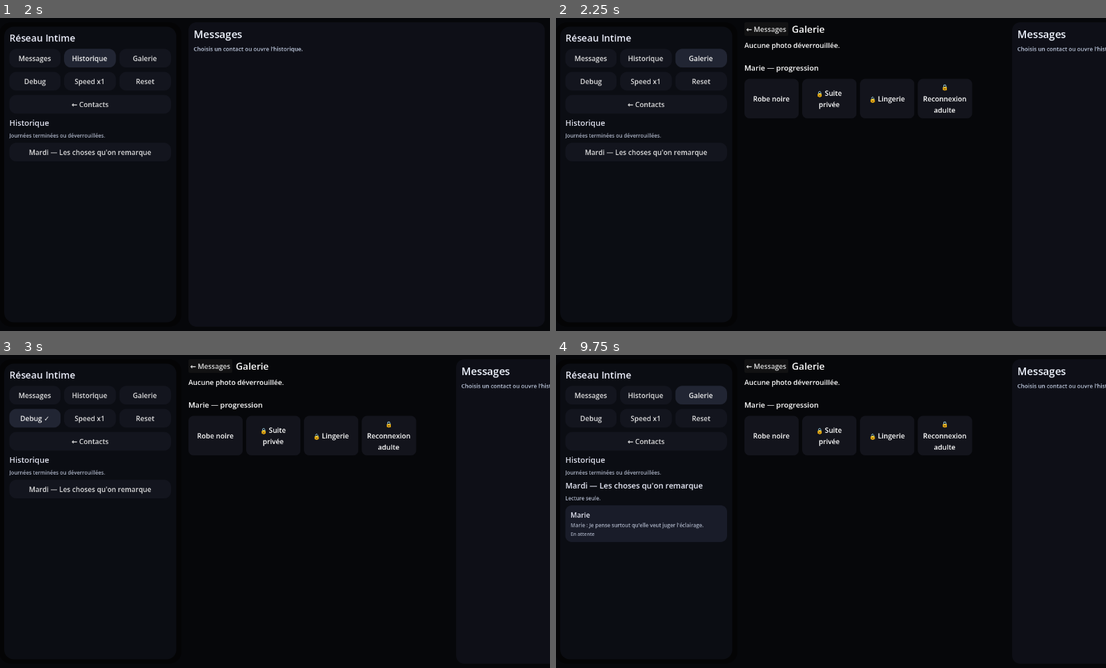
Above: before the commit, frames 1-4 (two rows, left to right).
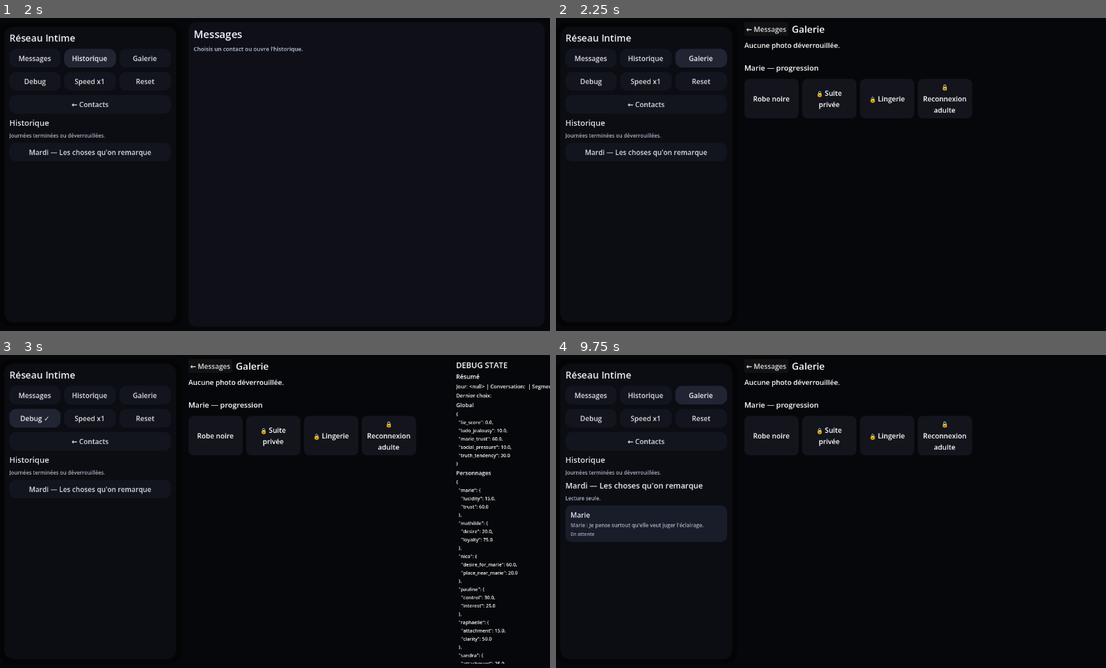
Above: after the commit, the same moments.

Repository: ludowww/reseau-intime
Game: Godot game, scene res://scenes/Main.tscn
Two runs of this game, one before a commit and one after it. Both use one fixed random seed, a clock stepped at 60 frames per second and the inputs below.
Inputs:
- Up to frame 1 (2 s): click "Messages" at 0.5 s; click "Historique" at 1.25 s
- Up to frame 2 (2.25 s): click "Galerie" at 2 s
- Up to frame 3 (3 s): click "Debug" at 2.75 s
- Up to frame 4 (9.75 s): click "Debug ✓" at 3.5 s; click "Speed x1" at 4.25 s; click "Speed x3" at 5 s; click "Speed x8" at 5.75 s; click "← Contacts" at 6.5 s; click "Messages" at 7.25 s; click "Historique" at 8 s; click "Mardi — Les choses qu'on rema…" at 8.75 s; click "Galerie" at 9.5 s

Frame 1 is identical in both runs. In frame 2, 0.3% of the frame differs, in the area x 83-100%, y 4-11%; in frame 3, 1.5%, in the area x 82-100%, y 2-99%; in frame 4, 0.3%.

Commit message:
fix(v0.96a): close navigation and notification gaps

Diff:
--- a/game/data/conversations/chapter_09_modular_index.json
+++ b/game/data/conversations/chapter_09_modular_index.json
@@ -147,13 +147,10 @@
     ]
   },
   "conversation_availability": {
-    "initial_conversation_ids": [
-      "chapter_09_marie_pauline_social_set"
-    ],
+    "initial_conversation_ids": [],
     "locked_conversation_ids": [],
     "unlocks": {
       "chapter_09_mathilde_visual_boundary": {
-        "after_conversation_completed": "chapter_08_marie_black_dress",
         "time_label": "16:12",
         "pending": true,
         "notification": {
@@ -162,7 +159,6 @@
         }
       },
       "chapter_09_sandra_visual_boundary": {
-        "after_conversation_completed": "chapter_08_marie_black_dress",
         "time_label": "16:18",
         "pending": true,
         "notification": {
@@ -171,7 +167,6 @@
         }
       },
       "chapter_09_marie_pauline_social_set": {
-        "after_conversation_completed": "chapter_08_marie_black_dress",
         "time_label": "20:45",
         "pending": true,
         "notification": {
--- a/game/scripts/ui/PhonePrototypeV096A.gd
+++ b/game/scripts/ui/PhonePrototypeV096A.gd
@@ -147,6 +147,11 @@
 	if is_instance_valid(landing_panel):
 		landing_panel.visible = true
 
+func _show_gallery(content_id: String = "") -> void:
+	if is_instance_valid(landing_panel):
+		landing_panel.visible = false
+	super._show_gallery(content_id)
+
 func _set_thread_view_visible(visible: bool) -> void:
 	if is_instance_valid(conversation_view):
 		conversation_view.visible = visible
@@ -200,6 +205,9 @@
 	_add_muted_label(conversation_list, "Lecture seule.", 12)
 	for conversation in _collect_day_threads(day_value):
 		var card := PanelContainer.new()
+		card.mouse_filter = Control.MOUSE_FILTER_STOP
+		card.focus_mode = Control.FOCUS_ALL
+		card.mouse_default_cursor_shape = Control.CURSOR_POINTING_HAND
 		card.add_theme_stylebox_override("panel", _panel_style(Color(0.10, 0.11, 0.16), 14))
 		card.size_flags_horizontal = Control.SIZE_EXPAND_FILL
 		conversation_list.add_child(card)
@@ -209,14 +217,38 @@
 		_add_label(column, _conversation_name(conversation), 16)
 		_add_muted_label(column, _conversation_subtitle(conversation), 12)
 		_add_muted_label(column, _conversation_status_text(conversation), 11)
+		var selected_day = day_value
+		var selected_conversation: Dictionary = conversation.duplicate(true)
+		card.gui_input.connect(func(event):
+			var activated := false
+			if event is InputEventMouseButton and event.pressed and event.button_index == MOUSE_BUTTON_LEFT:
+				activated = true
+			elif event is InputEventKey and event.pressed and not event.echo and event.keycode in [KEY_ENTER, KEY_KP_ENTER, KEY_SPACE]:
+				activated = true
+			if activated:
+				_open_history_conversation(selected_day, selected_conversation)
+		)
+
+func _open_history_conversation(day_value, conversation: Dictionary) -> void:
+	phone_mode = MODE_HISTORY
+	history_day_value = day_value
+	if is_instance_valid(photo_gallery_view):
+		photo_gallery_view.visible = false
+	_set_thread_view_visible(true)
+	if is_instance_valid(conversation_view):
+		if conversation_view.has_method("show_archive_conversation"):
+			conversation_view.call("show_archive_conversation", conversation)
+		else:
+			conversation_view.show_conversation(conversation)
+	if is_instance_valid(landing_panel):
+		landing_panel.visible = false
+	_sync_conversation_phone_status()
 
 func _collect_global_threads() -> Array:
 	var by_thread: Dictionary = {}
 	for day_value in _history_day_values():
-		for conversation in DataLoader.get_conversations_for_day(day_value):
+		for conversation in _collect_contact_conversations_for_day(day_value):
 			if typeof(conversation) != TYPE_DICTIONARY:
-				continue
-			if not _is_conversation_available(day_value, conversation):
 				continue
 			var entry := _annotate_source_day(day_value, conversation)
 			var thread_id := _conversation_id(entry)
@@ -238,10 +270,8 @@
 
 func _collect_day_threads(day_value) -> Array:
 	var by_thread: Dictionary = {}
-	for conversation in DataLoader.get_conversations_for_day(day_value):
+	for conversation in _collect_contact_conversations_for_day(day_value):
 		if typeof(conversation) != TYPE_DICTIONARY:
-			continue
-		if not _is_conversation_available(day_value, conversation):
 			continue
 		var entry := _annotate_source_day(day_value, conversation)
 		var thread_id := _conversation_id(entry)
@@ -296,7 +326,12 @@
 	notification_target_conversation_id = thread_id
 	pending_thread_ids[thread_id] = true
 	pending_conversation_ids[thread_id] = true
-	if is_instance_valid(conversation_view) and not conversation_view.current_conversation.is_empty() and conversation_view.has_method("show_thread_notification"):
+	if (
+		is_instance_valid(conversation_view)
+		and conversation_view.visible
+		and not conversation_view.current_conversation.is_empty()
+		and conversation_view.has_method("show_thread_notification")
+	):
 		conversation_view.call(
 			"show_thread_notification",
 			title,
@@ -316,7 +351,15 @@
 		pending_conversation_ids.erase(target_id)
 		_hide_notification()
 		return
-	if is_instance_valid(conversation_view) and conversation_view.has_method("current_thread_id") and str(conversation_view.call("current_thread_id")) == target_id:
+	var same_thread := (
+		is_instance_valid(conversation_view)
+		and conversation_view.has_method("current_thread_id")
+		and str(conversation_view.call("current_thread_id")) == target_id
+	)
+	if same_thread:
+		phone_mode = MODE_CONTACTS
+		history_day_value = null
+		_set_thread_view_visible(true)
 		if conversation_view.has_method("continue_active_thread"):
 			conversation_view.call("continue_active_thread", updated_conversation)
 	else:
@@ -348,8 +391,6 @@
 	super._open_conversation(day_value, conversation)
 	if is_instance_valid(landing_panel):
 		landing_panel.visible = false
-	if phone_mode == MODE_HISTORY and is_instance_valid(conversation_view):
-		conversation_view.visible = false
 
 func _add_conversation_card(day_value, conversation: Dictionary) -> void:
 	if phone_mode == MODE_HISTORY:
--- a/game/tests/V096AContactNavigationSmokeDriver.gd
+++ b/game/tests/V096AContactNavigationSmokeDriver.gd
@@ -17,6 +17,8 @@
 	phone._build_layout()
 	phone._render_days()
 	TimelineState.unlock_day(9)
+	TimelineState.set_current_day(9)
+	TimelineState.set_current_phase(9, "wednesday_carryover_route")
 	phone._unlock_conversation(9, "chapter_09_mathilde_visual_boundary")
 	phone._unlock_conversation(9, "chapter_09_sandra_visual_boundary")
 	phone._unlock_conversation(9, "chapter_09_marie_pauline_social_set")
@@ -32,6 +34,10 @@
 		"H": _scenario_h(phone)
 		"I": _scenario_i(phone)
 		"J": _scenario_j(phone)
+		"K": _scenario_k(phone)
+		"L": _scenario_l(phone)
+		"M": _scenario_m(phone)
+		"N": _scenario_n(phone)
 		_:
 			failures.append("Unknown scenario: %s" % _scenario())
 	await get_tree().process_frame
@@ -53,6 +59,12 @@
 func _expect(condition: bool, message: String) -> void:
 	if not condition:
 		failures.append(message)
+
+func _thread_by_id(phone, thread_id: String) -> Dictionary:
+	for conversation in phone._collect_global_threads():
+		if phone._conversation_id(conversation) == thread_id:
+			return conversation
+	return {}
 
 func _scenario_a(phone) -> void:
 	phone._show_contacts()
@@ -123,3 +135,49 @@
 	phone._hide_notification()
 	phone._show_contacts()
 	_expect(phone.phone_mode == "CONTACTS", "J: reset/navigate state broken")
+
+func _scenario_k(phone) -> void:
+	var chapter9 := FileAccess.get_file_as_string("res://data/conversations/chapter_09_modular_index.json")
+	var parsed: Dictionary = JSON.parse_string(chapter9)
+	var availability: Dictionary = parsed.get("conversation_availability", {})
+	var initial_ids: Array = availability.get("initial_conversation_ids", [])
+	var unlocks: Dictionary = availability.get("unlocks", {})
+	_expect(initial_ids.is_empty(), "K: social set is pending before its authored phase")
+	for conversation_id in [
+		"chapter_09_mathilde_visual_boundary",
+		"chapter_09_sandra_visual_boundary",
+		"chapter_09_marie_pauline_social_set",
+	]:
+		var rule: Dictionary = unlocks.get(conversation_id, {})
+		_expect(not rule.has("after_conversation_completed"), "K: cross-day completion gate remains for %s" % conversation_id)
+		_expect(phone._unlock_rule_ready(9, conversation_id, initial_ids), "K: day 9 unlock rule is not phase-ready for %s" % conversation_id)
+
+func _scenario_l(phone) -> void:
+	phone._show_history_day(9)
+	var threads: Array = phone._collect_day_threads(9)
+	_expect(not threads.is_empty(), "L: no history thread available")
+	if threads.is_empty():
+		return
+	phone._open_history_conversation(9, threads.front())
+	_expect(phone.phone_mode == "HISTORY", "L: opening archive left history mode")
+	_expect(phone.conversation_view.visible, "L: archive thread is not visible")
+	_expect(str(phone.conversation_view.active_conversation_id).begins_with("archive::9::"), "L: history did not use read-only archive rendering")
+
+func _scenario_m(phone) -> void:
+	var mathilde := _thread_by_id(phone, "thread_mathilde_private")
+	_expect(not mathilde.is_empty(), "M: Mathilde thread missing")
+	if mathilde.is_empty():
+		return
+	phone._open_conversation(9, mathilde)
+	phone._show_contacts()
+	phone._show_conversation_notification(9, "chapter_09_sandra_visual_boundary", "Sandra", "Je dois déplacer notre déjeuner.")
+	_expect(phone.notification_banner.visible, "M: phone banner is not visible from Contacts")
+	if is_instance_valid(phone.conversation_view.thread_notification_panel):
+		_expect(not phone.conversation_view.thread_notification_panel.visible, "M: notification was sent to a hidden thread banner")
+
+func _scenario_n(phone) -> void:
+	phone._show_contacts()
+	_expect(phone.landing_panel.visible, "N: contacts landing must start visible")
+	phone._show_gallery()
+	_expect(not phone.landing_panel.visible, "N: gallery did not hide Messages landing")
+	_expect(phone.photo_gallery_view.visible, "N: gallery is not visible")
Not shown, changed: tests/test_v096a_contact_navigation_notifications_static.py
Not shown, changed: tools/test_v096a_contact_navigation_smoke.sh
